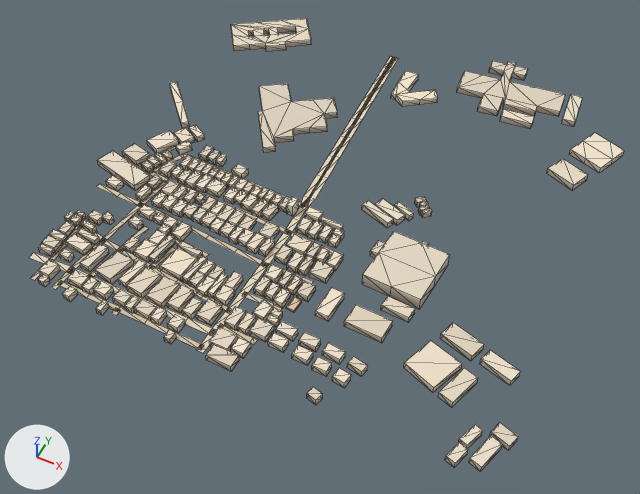
Before and after pictures for a commit that changed the glTF model public/assets/bengaluru-region-v1/tiles/t0_-10-l1.glb.
Before and after are seen from a camera (50 mm lens) standing at (532.0, -5379.0, 684.0) and looking at (241.0, -4796.0, -45.0). The lights are fixed; the arrows at lower left show +X, +Y and +Z. The older version comes first. Mesh edges are drawn as thin lines.

In view in the first picture: 'building', 'ground'.
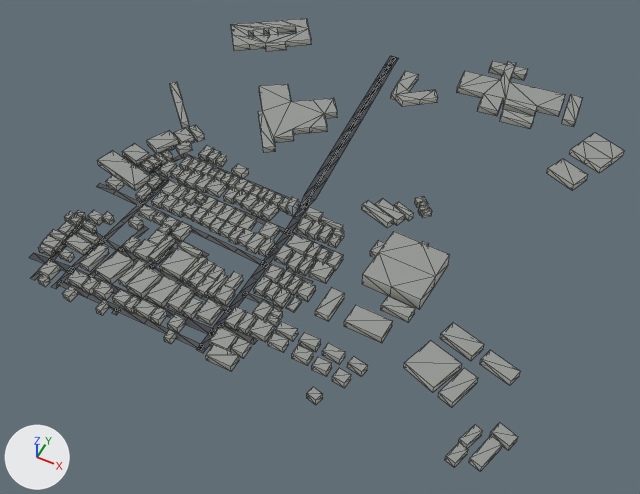
Edits to the bpy script that builds the scene:
```text
Change me_building:
    used by ob_building; location = (0.0, -5000.0, 0.0)
    remove me_building.from_pydata(...)  # 1692 vertices, 2157 faces; spans x -23.0..511.0, y -6.0..548.0, z 0.0..16.0
    add me_building.from_pydata(...)  # 1692 vertices, 2622 faces; spans x -23.0..511.0, y -6.0..548.0, z 0.0..16.0
    me_building part 1: 2157 kept faces spanning x -23.0..511.0, y -6.0..548.0, z 0.0..16.0 get new vertex colours
    edits to the shape of me_building do not show in these pictures
Change me_ground:
    used by ob_ground; location = (0.0, -5000.0, 0.0)
    remove me_ground.from_pydata(...)  # 272 vertices, 220 faces; spans x -1.0..286.0, y 0.0..500.0, z 1.0
    add me_ground.from_pydata(...)  # 272 vertices, 220 faces; spans x 0.0..286.0, y 0.0..500.0, z 1.0
    me_ground part 2
    4 vertices are removed from x 29.0..60.0, y 134.0..219.0, z 1.0
    11 faces are deleted
    6 vertices move from x -1.0..61.0, y 179.0..226.0, z 1.0 to x 0.0..61.0, y 180.0..226.0, z 1.0
    4 vertices are added at (62.0, 220.0, 1.0), (59.0, 218.0, 1.0), (23.0, 141.0, 1.0), (23.0, 135.0, 1.0)
    11 new faces join them
    me_ground part 3: 203 kept faces spanning x 0.0..286.0, y 0.0..500.0, z 1.0 get new vertex colours; the middle colour goes from beige #d7c9ae to dark grey #535556
    other edits to the shape of me_ground do not show in these pictures
```

What differs and where, as boxes [x1, y1, x2, y2] in the pictures (640 x 494 px; the box of a moved part takes in the faces that stretch with it):
part 1 of me_building, recoloured (darker)
    both: [38, 18, 624, 470]
part 2 of me_ground, moved or reshaped
    both: [97, 154, 215, 205]
part 3 of me_ground, recoloured
    both: [29, 57, 399, 353]
